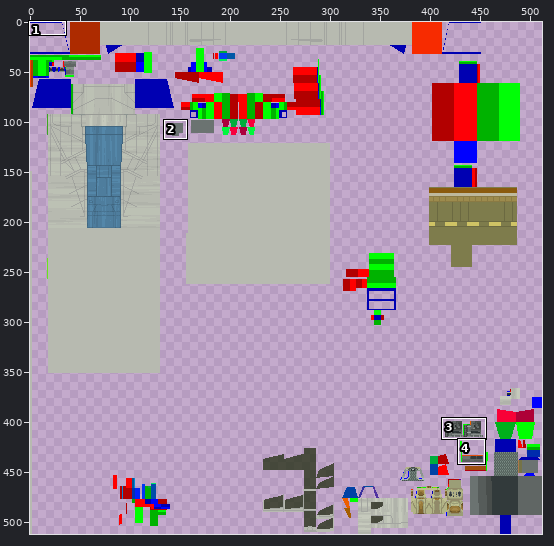
Edited in one commit: sprite sheet (resources/models/vehicles/rz-1 awing/rz-1_default.png). The picture above shows the old version from afar; the outline marks the close-up.
Close-up. The starting point:
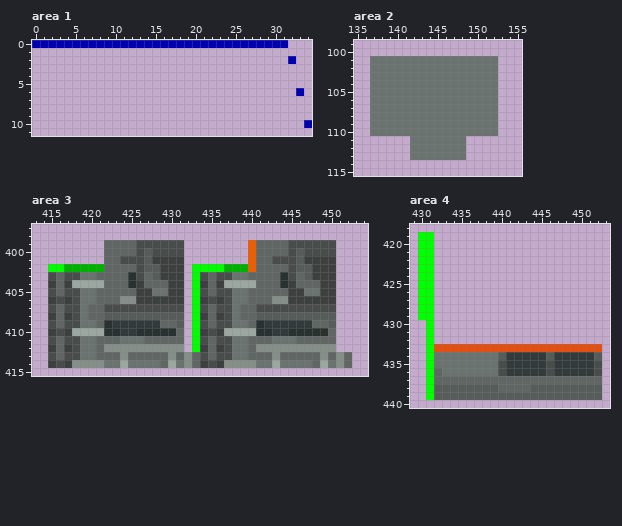
The file is 512x512 pixels. Colours within 5 levels of each other are drawn and written as one. Shown: area 1: x 0..34, y 0..11; area 2: x 135..155, y 99..115; area 3: x 413..454, y 397..415; area 4: x 429..453, y 418..440. The commit also changed other parts of the picture, which this record leaves out.
After the commit:
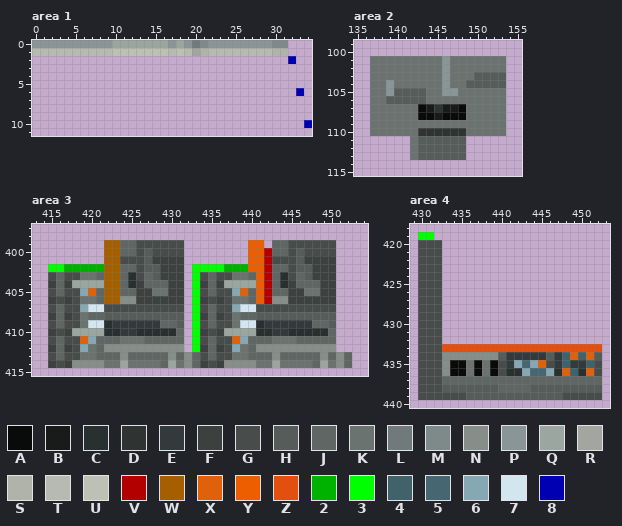
Palette (. is transparent): A #090a0a  B #191b1a  C #293030  D #2f3332  E #323a3b  F #3c403e  G #484d4b  H #565c5a  J #606664  K #6b7371  L #707a7a  M #7e898a  N #868e8a  P #899596  Q #9ca6a1  R #a3a5a0  S #b0b3aa  T #b7bab0  U #bcc1b4  V #b20000  W #a55e00  X #df610c  Y #ec5e00  Z #e34f0f  2 #00b200  3 #00ff00  4 #40626b  5 #466671  6 #86a8b4  7 #d3e5ef  8 #0000b2
Diff:
Changed rows in their new state; - is an unchanged pixel.
Area 1:
first column x 0:
 0 PPPPPPPPPPQQQQQQQPQPLMPPPPPPPPMM
 1 TTTTTTTTTTUUUUUUUTUTRSTTTTTTTTSS
Area 2:
first column x 139:
101 -------P------K
102 -------P------K
103 -------P---HHHH
104 P------P--HHHHH
105 PHHHH--PP-----K
106 HHHHH---------K
107 ----ABDBBA----K
108 ----AABAAA----K
109 --------------K
110 ----DDDDDD----K
111 ----HHHHHH-----
112 ----HHHHHH-----
113 ----HHHHHH-----
Area 3:
first column x 419:
399 ---WW-----------------Y.
400 ---WW-----------------YV
401 ---WW-----------------YV
402 ---WW-----------------YV
403 ---WW-----------------YV
404 ---WW-----------------YV
405 6X-WW--------------6X-YV
406 ---WW-----------------YV
407 677----------------677--
409 -77-----------------77--
411 X6-----------------X6---
412 6------------------6----
Area 4:
first column x 430:
420 GGG--------------------
421 GGG--------------------
422 GGG--------------------
423 GGG--------------------
424 GGG--------------------
425 GGG--------------------
426 GGG--------------------
427 GGG--------------------
428 GGG--------------------
429 GGG--------------------
430 GGG--------------------
431 GGG--------------------
432 GGG--------------------
433 GGG--------------------
434 GGGNNNNNNN--------4X4X-
435 GGGNAA-A-A--656X--4--4-
436 GGGNAA-A-A-CC6556CX4CX-
437 GGG--------------------
438 GGG--------------------
439 GGGGGG------------GGGGG
Boxes around the changes in both close-ups, in picture pixels (x1, y1, x2, y2):
changed: (32, 40, 288, 56)
changed: (386, 56, 506, 160)
changed: (80, 240, 120, 352)
changed: (232, 240, 272, 352)
changed: (418, 240, 602, 400)
